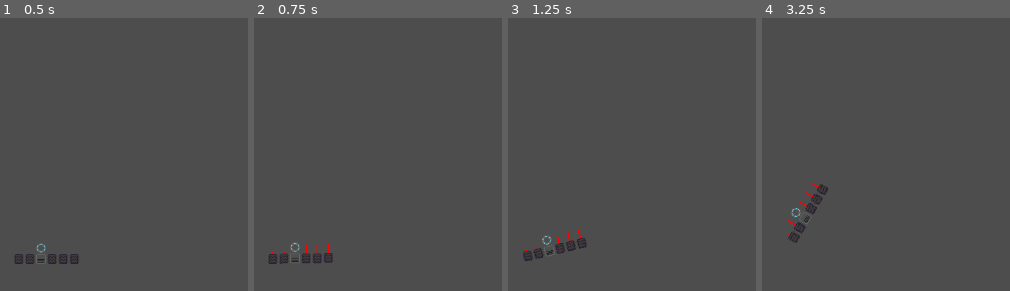
Above: before the commit, frames 1-4 (left to right).
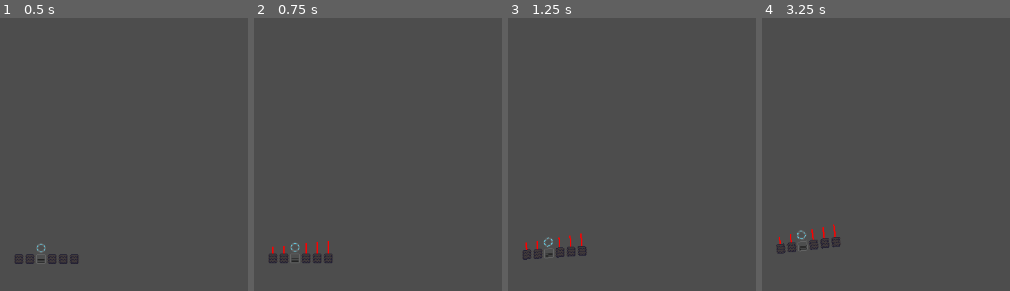
Above: after the commit, the same moments.

Repository: CaptEug/object703
Game: Godot game, scene res://testground.tscn
The game is run twice, just before and just after one commit, with the same random seed, the same clock (stepped at 60 frames per second) and the same inputs.
Inputs (mouse positions are in pixels of both pictures, inside the frame that each line leads up to):
- Up to frame 1 (0.5 s): no input
- Up to frame 2 (0.75 s): tap Enter at 0.5 s; move the mouse to (464, 220) at 0.52 s; hold W (FORWARD) from 0.53 s (still down)
- Up to frame 3 (1.25 s): keep holding W (FORWARD)
- Up to frame 4 (3.25 s): move the mouse to (outside the picture) at 1.27 s; release W (FORWARD) at 1.28 s; hold S (BACKWARD) 1.28-2.03 s; move the mouse to (878, 143) at 2.02 s; hold W (FORWARD) from 2.03 s (still down); move the mouse to (outside the picture) at 2.77 s

Frame 1 is identical in both runs. In frame 2, 0.1% of the frame differs, in the area x 6-32%, y 81-91%; in frame 3, 0.6%; in frame 4, 1.1%, in the area x 5-32%, y 60-87%.

Commit message:
2025/5/27 18:59

Diff:
--- a/blocks/track.gd
+++ b/blocks/track.gd
@@ -2,20 +2,20 @@
 
 const HITPOINT:int = 100
 const WEIGHT:int = 1
+const FRACTION = 5.0
 var size:= Vector2(1, 1)
-var state:String
-var force:int
-var state_force: Array = ['', 0]
-var fraction = 0.1
+var state_force: Array = ['idle', 0.0]
 var force_direction := Vector2.ZERO
+var max_force = 500
 
 func get_weight() -> float:
 	return WEIGHT
 # Called when the node enters the scene tree for the first time.
 func _ready():
+	linear_damp = FRACTION
 	add_to_group('tracks')
-	set_state_force('idle', 0)
-	_set_linear_damp()
+	set_state_force('idle', 0.0)
+	print(state_force)
 	queue_redraw()
 	pass # Replace with function body.
 
@@ -26,12 +26,9 @@
 
 func _physics_process(delta):
 	track_move(delta)
-	_set_linear_damp()
 
-func set_state_force(new_state: String, new_force: int):
-	state = new_state
-	force = new_force
-	state_force = [new_state, new_force]
+func set_state_force(new_state: String, force_value: float):
+	state_force = [new_state, clamp(force_value, -max_force, max_force)]
 
 func _on_received_state_force_signal(state_force_signal):
 	if state_force_signal is Array and state_force_signal.size() >= 2:
@@ -48,12 +45,5 @@
 		force_direction = Vector2.DOWN
 
 
-func _set_linear_damp():
-	if state_force[0] == 'idle':
-		linear_damp = fraction * 60
-	else:
-		linear_damp = fraction
-
-
 func _draw():
-	draw_line(Vector2.ZERO, force_direction * force * 10, Color.RED, 2)
+	draw_line(Vector2.ZERO, force_direction * state_force[1] * 10, Color.RED, 2)
